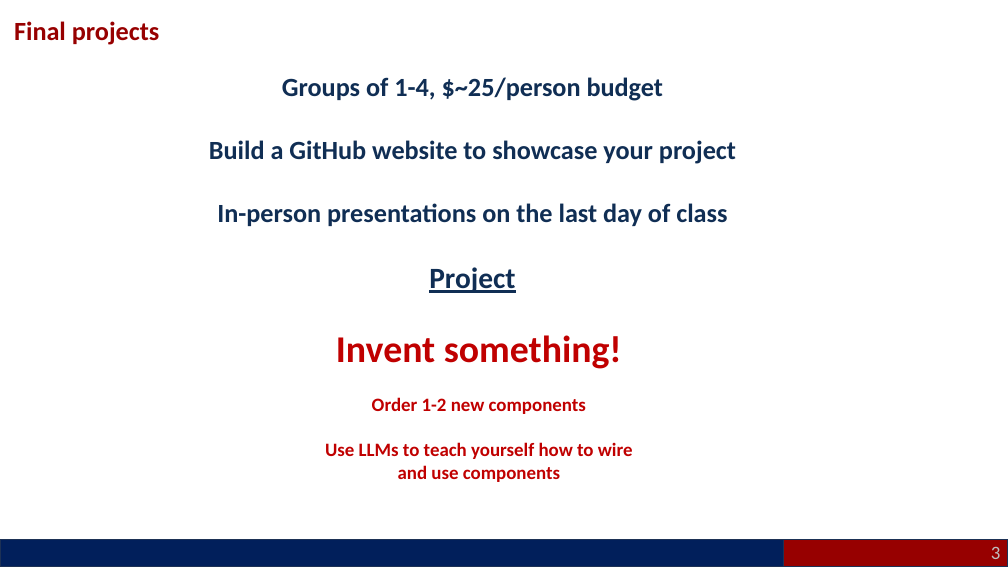
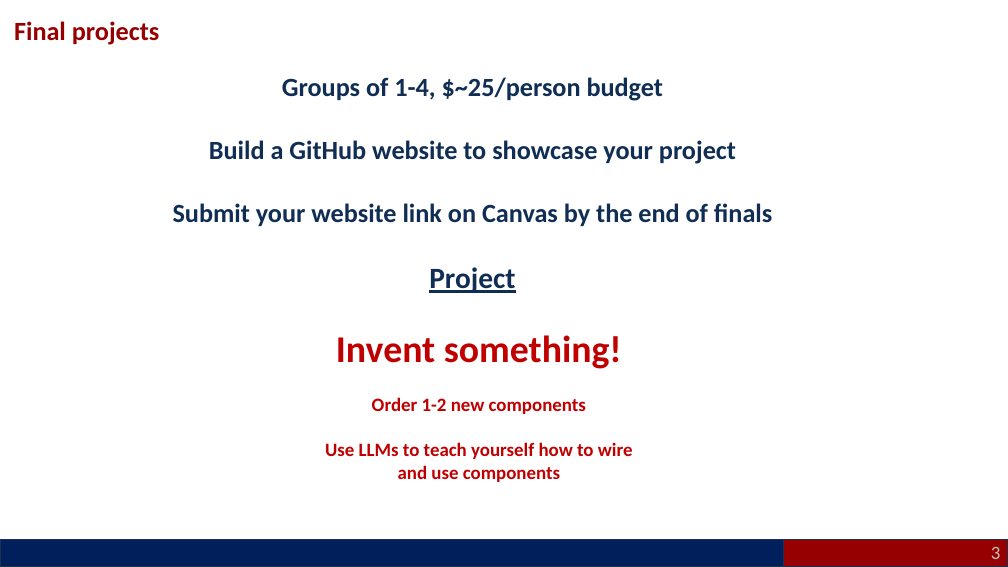
Before and after one commit to natrask/engr1050-fall2026, a slide deck: slide 3 of NewMaterial/Lecture22/Lecture_22.pptx. Drawn at 1008x567 pixels with LibreOffice and Linux fonts; fonts in the diff are those of the drawing. Boxes give left, top, right and bottom in pixels: in the first picture for what was removed or moved away, otherwise in the second. Text is boxed around its words. In the diff, an @@ line names an element or a change of style, - is before the commit and + after.

```diff
--- a/NewMaterial/Lecture22/Lecture_22.pptx
+++ b/NewMaterial/Lecture22/Lecture_22.pptx
@@ text at (173,203,772,226): text changed @@
-In-person presentations on the last day of class
+Submit your website link on Canvas by the end of finals
```
Also in this commit, not shown: 1 other slide changed, 6 other files.
